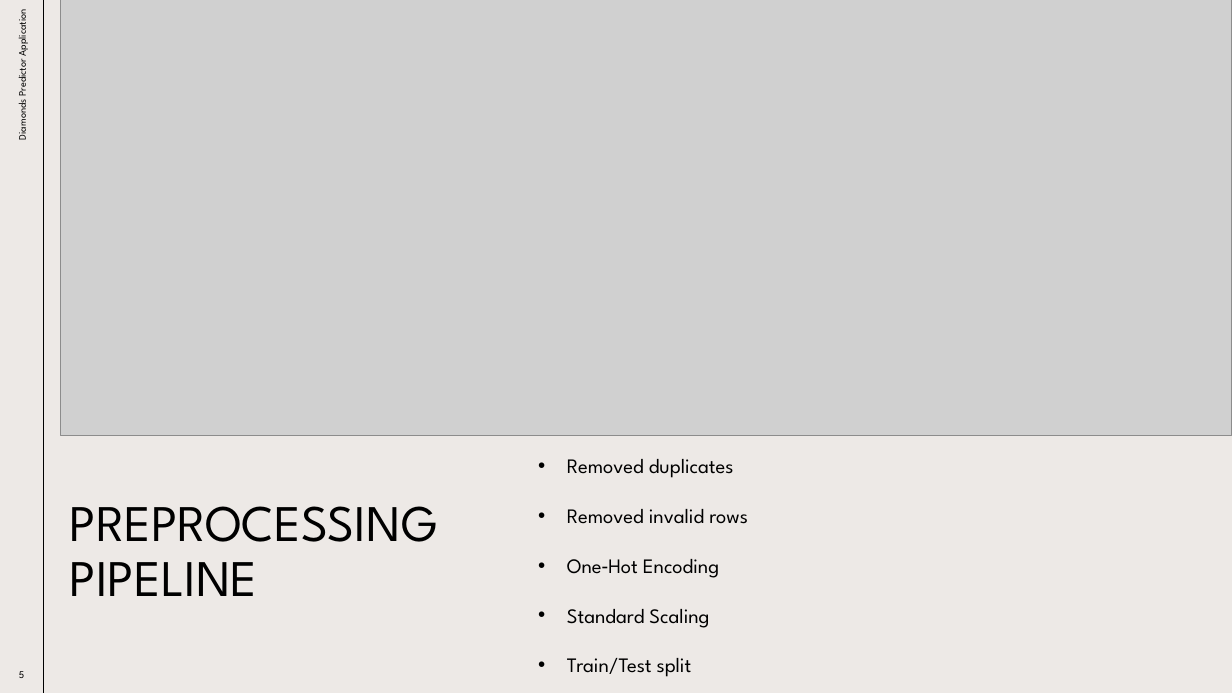
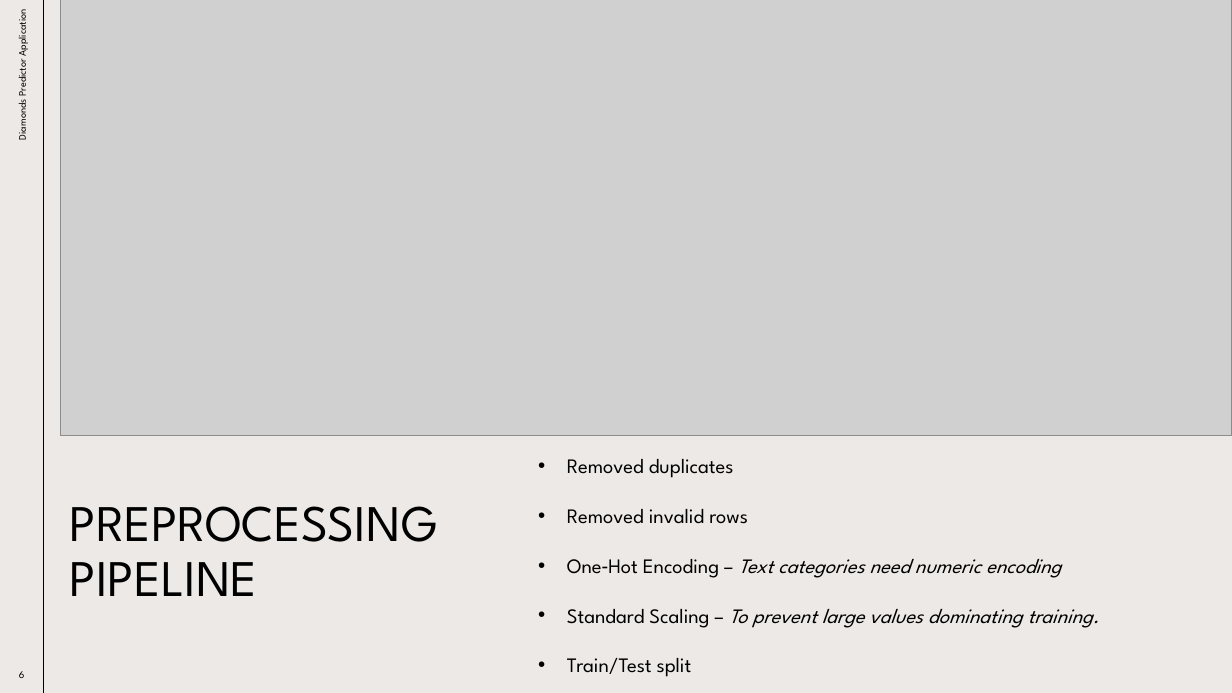
Before and after one commit to Saadehsan-9191/Machine-Learning-Projects, a slide deck: slide 6 of Multi - Diamonds price predictor/Diamonds Predictor Application.pptx (slide 5 before the commit). Drawn at 1232x693 pixels with LibreOffice and Linux fonts; fonts in the diff are those of the drawing; grey boxes stand for pictures. Boxes give left, top, right and bottom in pixels: in the first picture for what was removed or moved away, otherwise in the second. Text is boxed around its words. In the diff, an @@ line names an element or a change of style, - is before the commit and + after.

```diff
--- a/Multi - Diamonds price predictor/Diamonds Predictor Application.pptx
+++ b/Multi - Diamonds price predictor/Diamonds Predictor Application.pptx
@@ text at (567,559,1100,628): text changed; italic on @@
-• One‑Hot Encoding
-• Standard Scaling
+• One‑Hot Encoding – Text categories need numeric encoding
+• Standard Scaling – To prevent large values dominating training.
```
Also in this commit, not shown: 4 other slides changed, 1 slide added, 1 other file.
